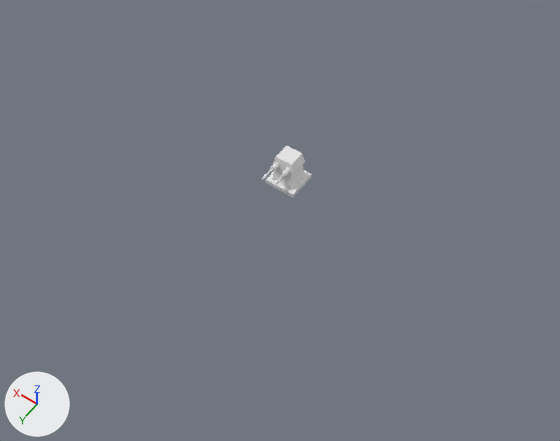
The Blender file Laser-Turret.blend, before and after one commit.
Camera for both pictures: a 50 mm lens placed at (-17.6, 25.6, 35.7), pointed at (-1.0, 2.3, -0.8). Every picture has the same lights, and +X, +Y and +Z are marked at lower left.
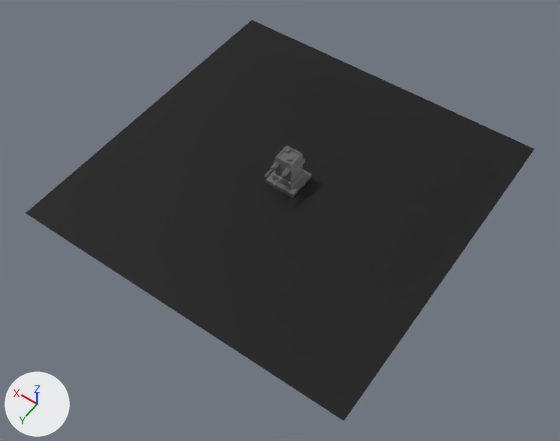
Where the change shows, as pixel boxes [x1, y1, x2, y2] in the pictures (560 x 441 px):
'Plane.005', added (black): after [26, 20, 534, 421]
'Plane.003', recoloured (white to grey): [266, 169, 312, 198] in both
'Plane.002', added: after [264, 162, 279, 177]
part 1 of me_plane, added: after [273, 145, 305, 176]
part 2 of me_plane_006, built on: [272, 165, 305, 189] in both

What changed in the scene script:
```text
Add mat_material_002:
    mat_material_002 = principled_material('Material.002')
    mat_material_002.base_color = (0.119, 0.119, 0.119)  # dark grey #616161
    mat_material_002.specular_ior_level = 0.61
Add mat_material_001:
    mat_material_001 = principled_material('Material.001')
    mat_material_001.base_color = (0.0, 0.0, 0.0)  # black #000000
    mat_material_001.roughness = 0.763
Change me_plane:
    used by ob_plane; parent = ob_plane_004; location = (0.0, 0.0, 0.0)
    remove me_plane.from_pydata(...)  # 12 vertices, 10 faces; spans x -0.705..0.705, y -0.705..0.705, z 1.46..2.226
    add me_plane.from_pydata(...)  # 894 vertices, 918 faces; spans x -0.705..0.705, y -0.705..0.705, z 1.46..2.316
    me_plane part 1: 100 vertices added at x -0.705..0.705, y -0.705..0.705, z 1.46..2.226
    add me_plane.materials.append(mat_material_002)  # dark grey #616161
Change me_plane_005:
    where me_plane_005.from_pydata(...)  # 8 vertices, 6 faces; spans x -1.0..1.0, y -1.0..1.0, z 0.0..0.29
    add me_plane_005.materials.append(mat_material_002)  # dark grey #616161
Change me_plane_006:
    used by ob_plane_004; parent = ob_plane_003; location = (0.0, 0.0, 0.0)
    remove me_plane_006.from_pydata(...)  # 12 vertices, 10 faces; spans x -0.71..0.71, y -0.71..0.71, z 0.291..1.432
    add me_plane_006.from_pydata(...)  # 36 vertices, 34 faces; spans x -0.71..0.71, y -0.71..0.71, z 0.291..1.432
    me_plane_006 part 2
    4 faces are deleted
    24 vertices are added at x -0.66..0.66, y -0.66..0.66, z 0.671..1.052
    28 new faces join them
    add me_plane_006.materials.append(mat_material_002)  # dark grey #616161
Add me_plane_001:
    me_plane_001.from_pydata(...)  # 98 vertices, 100 faces; spans x 0.335..0.654, y 0.418..1.91, z 1.684..2.003
    me_plane_001.materials.append(mat_material_002)  # dark grey #616161
Add me_plane_002:
    me_plane_002.from_pydata([(-1.0, -1.0, 0.0), (1.0, -1.0, 0.0), (-1.0, 1.0, 0.0), (1.0, 1.0, 0.0)], [], [(0, 1, 3, 2)])
    me_plane_002.materials.append(mat_material_001)  # black #000000
Add ob_plane_002:
    ob_plane_002 = bpy.data.objects.new('Plane.002', me_plane_001)
    ob_plane_002.parent = ob_plane
    ob_plane_002.location = (-0.105, -0.0419, -0.0719)
Add ob_plane_005:
    ob_plane_005 = bpy.data.objects.new('Plane.005', me_plane_002)
    ob_plane_005.location = (0.0, 0.0, 0.0)
    ob_plane_005.scale = (11.1, 11.1, 11.1)
```
